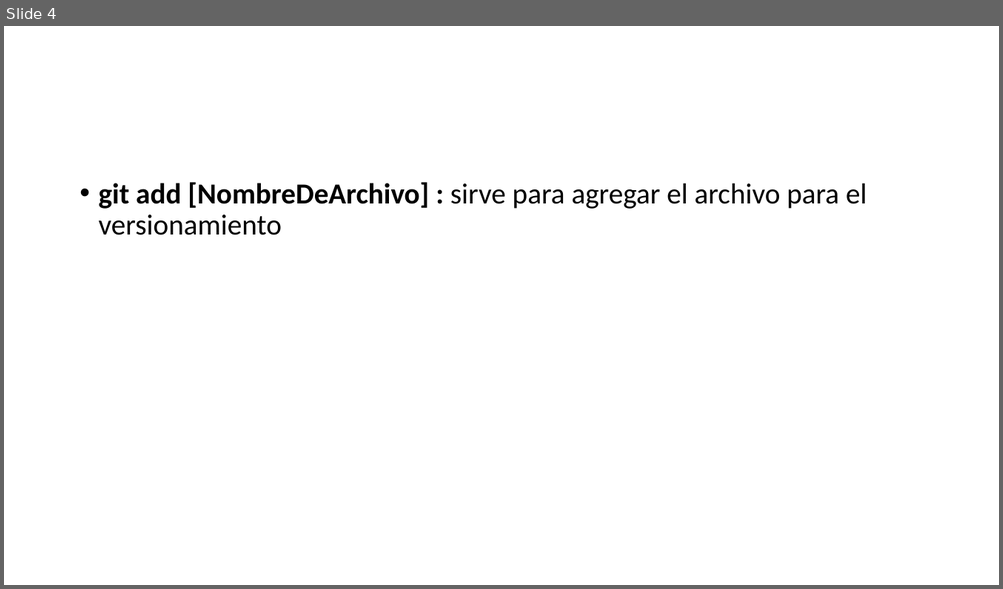
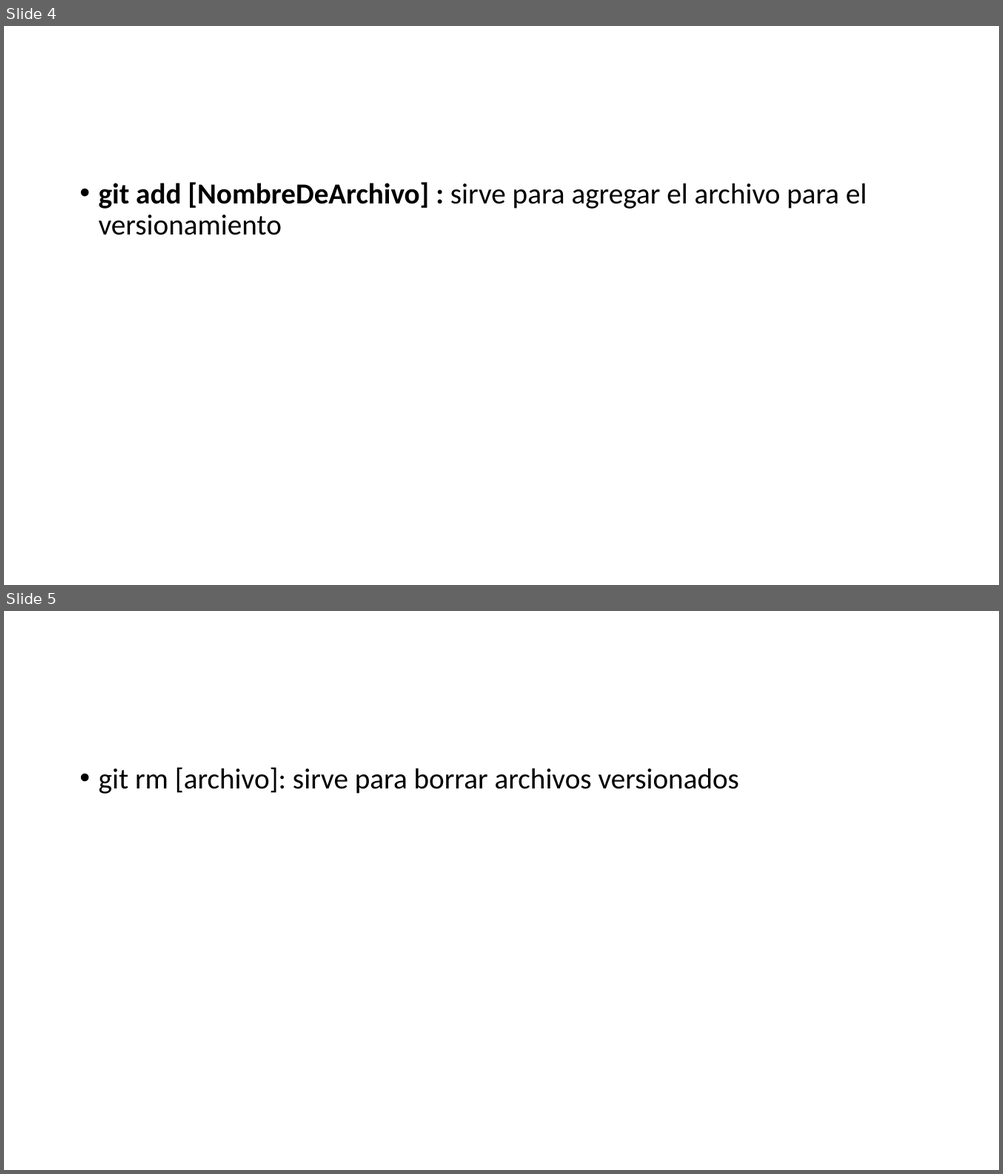
Before and after one commit to Renhg/versiones, a slide deck: v1.pptx. Shown one above the other, each under a label of ours: slide 4 before the commit, slides 4 and 5 after it. The pictures are 1003x589 and 1003x1174 pixels, drawn with LibreOffice and Linux fonts; fonts in the diff are those of the drawing. Boxes give left, top, right and bottom in pixels: in the first picture for what was removed or moved away, otherwise in the second. Text is boxed around its words. In the diff, an @@ line names an element or a change of style, - is before the commit and + after.

Commit message:
version5.1

```diff
--- a/v1.pptx
+++ b/v1.pptx
@@ slide 5 added at bbox=[4, 611, 999, 1170], background #FFFFFF @@
@@ text added at bbox=[99, 767, 739, 794], 28 pt, text #000000 @@
+• git rm [archivo]: sirve para borrar archivos versionados
```
